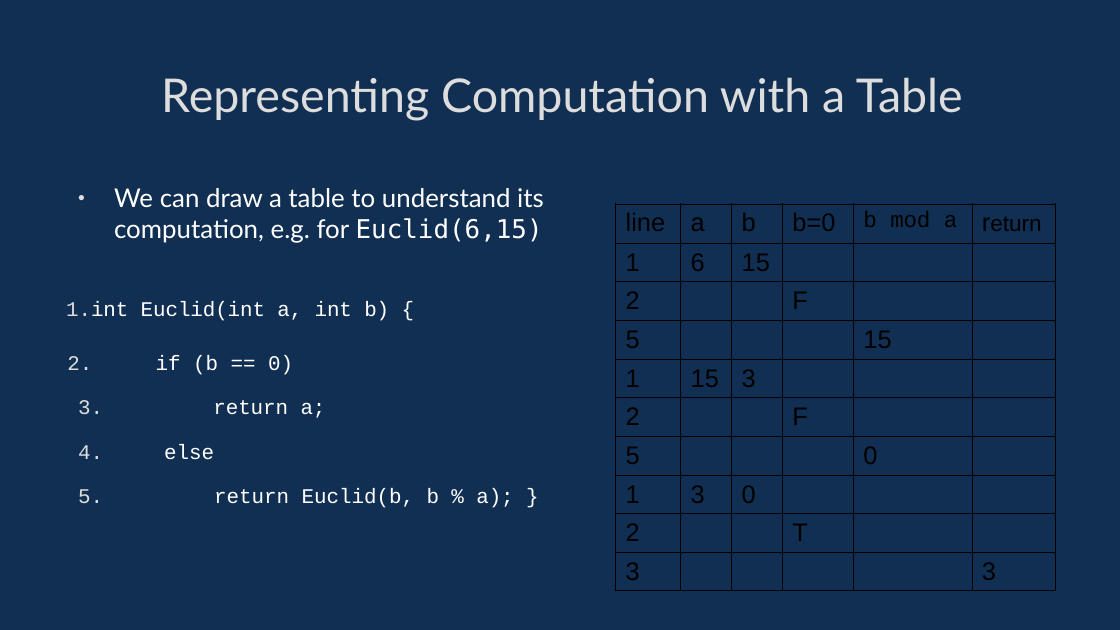
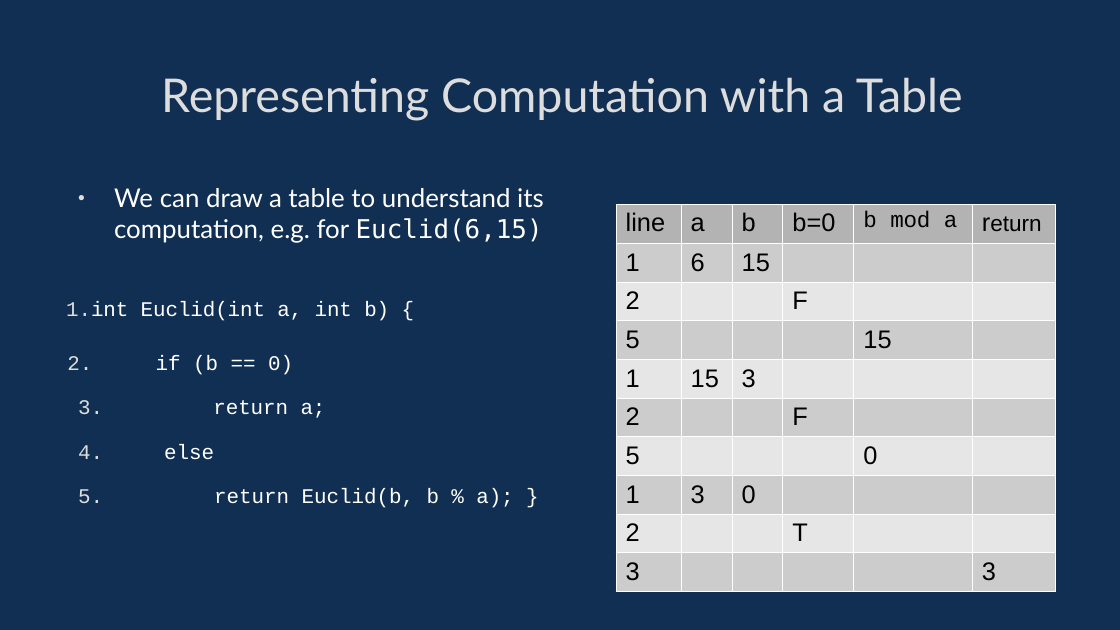
Before and after one commit to davidgundry/maths22-23, a slide deck: slide 65 of slides/maths-2-modular-arithmetic.odp. Drawn at 1120x630 pixels with LibreOffice and Linux fonts; fonts in the diff are those of the drawing. Boxes give left, top, right and bottom in pixels: in the first picture for what was removed or moved away, otherwise in the second. Text is boxed around its words. In the diff, an @@ line names an element or a change of style, - is before the commit and + after.

```diff
--- a/slides/maths-2-modular-arithmetic.odp
+++ b/slides/maths-2-modular-arithmetic.odp
@@ table at (x1=616, y1=204, x2=1056, y2=594) @@
@@ fill none to #B3B3B3 in row 1 @@
@@ fill none to #CCCCCC in 12 cells @@
@@ fill none to #E6E6E6 in 9 cells @@
@@ borders changed @@
```
Also in this commit, not shown: 10 other slides changed, 10 other files.
